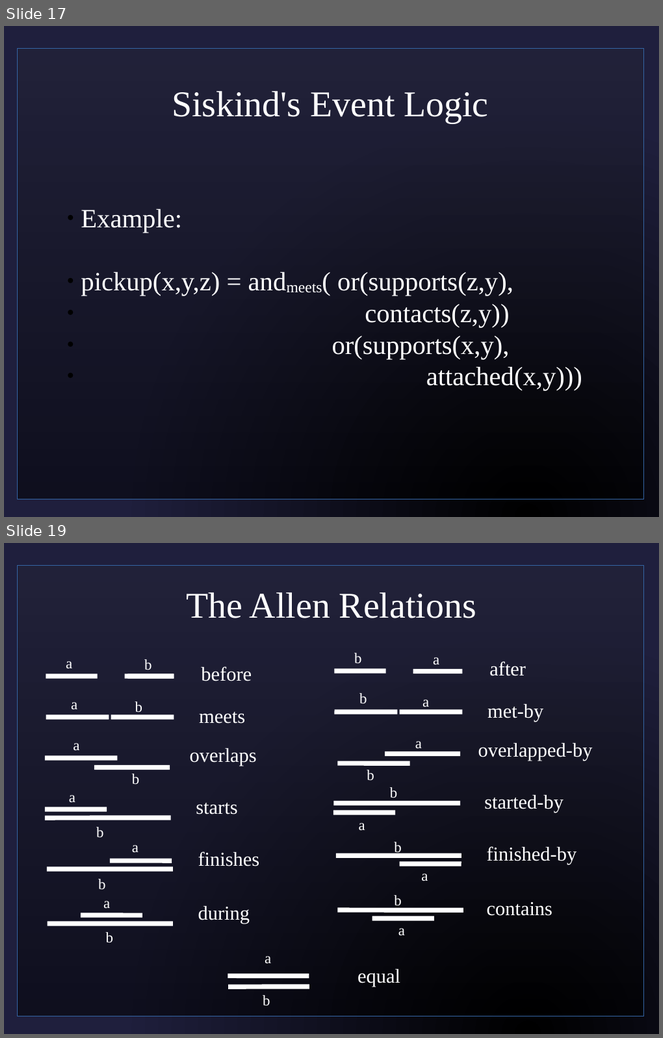
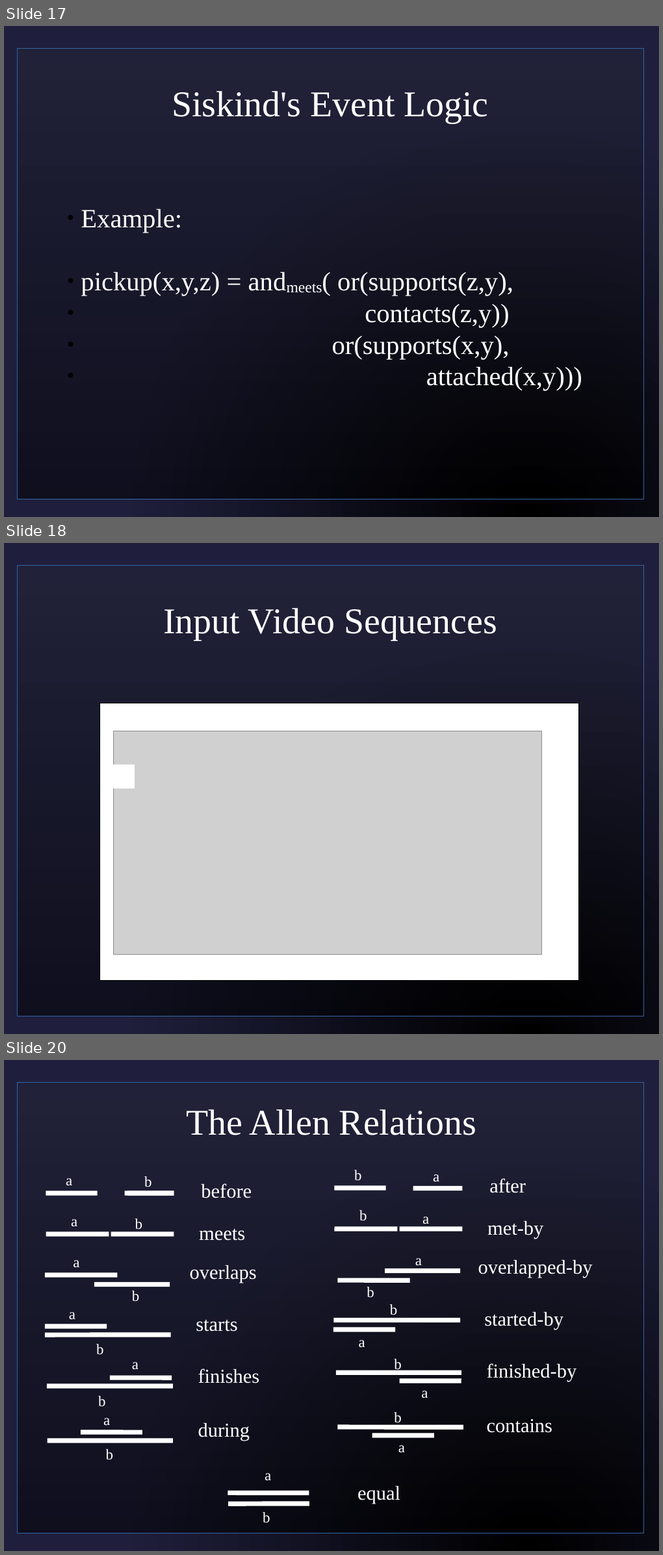
Before and after one commit to sjf/eventlogic, a slide deck: pres1.odp. Shown one above the other, each under a label of ours: slides 17 and 19 before the commit, slides 17, 18 and 20 after it; the slides between them are not shown. The pictures are 663x1038 and 663x1555 pixels, drawn with LibreOffice and Linux fonts; fonts in the diff are those of the drawing; grey boxes stand for pictures; background and template pictures are left out. Boxes give left, top, right and bottom in pixels: in the first picture for what was removed or moved away, otherwise in the second. Text is boxed around its words. In the diff, an @@ line names an element or a change of style, - is before the commit and + after.

```diff
--- a/pres1.odp
+++ b/pres1.odp
@@ slide 18 added at (4, 543, 659, 1034), background picture (left out); not listed: 1 template element that a slide beside it also shows @@
@@ title added at (163, 608, 497, 641), 44 pt, text #FFFFFF @@
+Input Video Sequences
@@ rectangle added at (100, 704, 579, 981), fill #FFFFFF, outline #000000 0 pt @@
@@ picture added at (114, 731, 543, 955) @@
@@ rectangle added at (109, 765, 135, 789), fill #FFFFFF, outline #FFFFFF 0 pt @@
@@ what was slide 19 is now slide 20 @@
```
Also in this commit, not shown: 6 slides changed.
